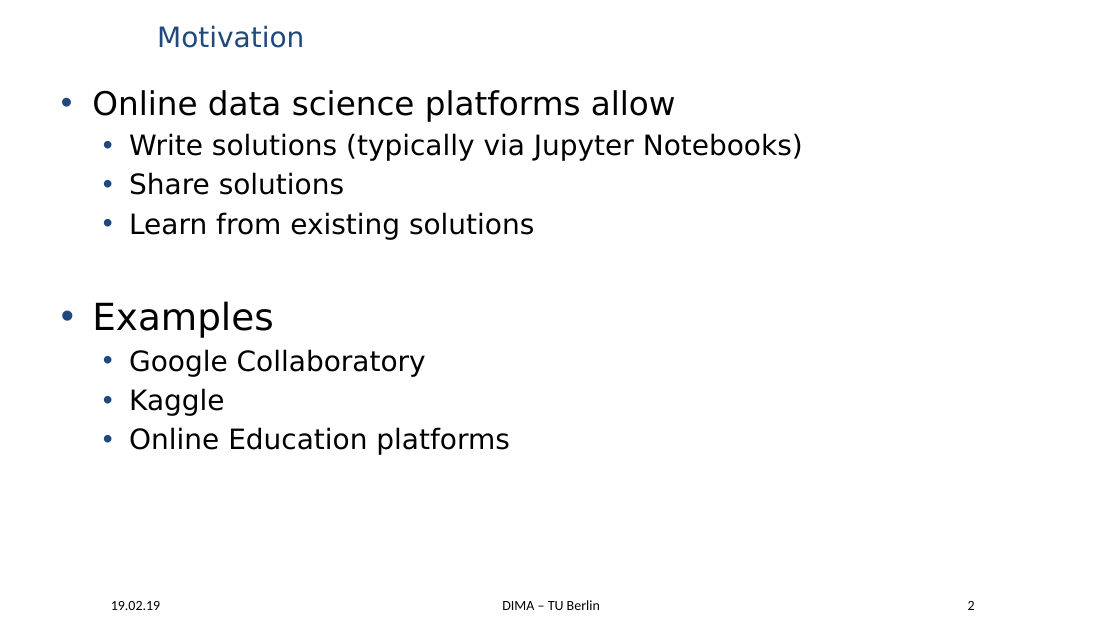
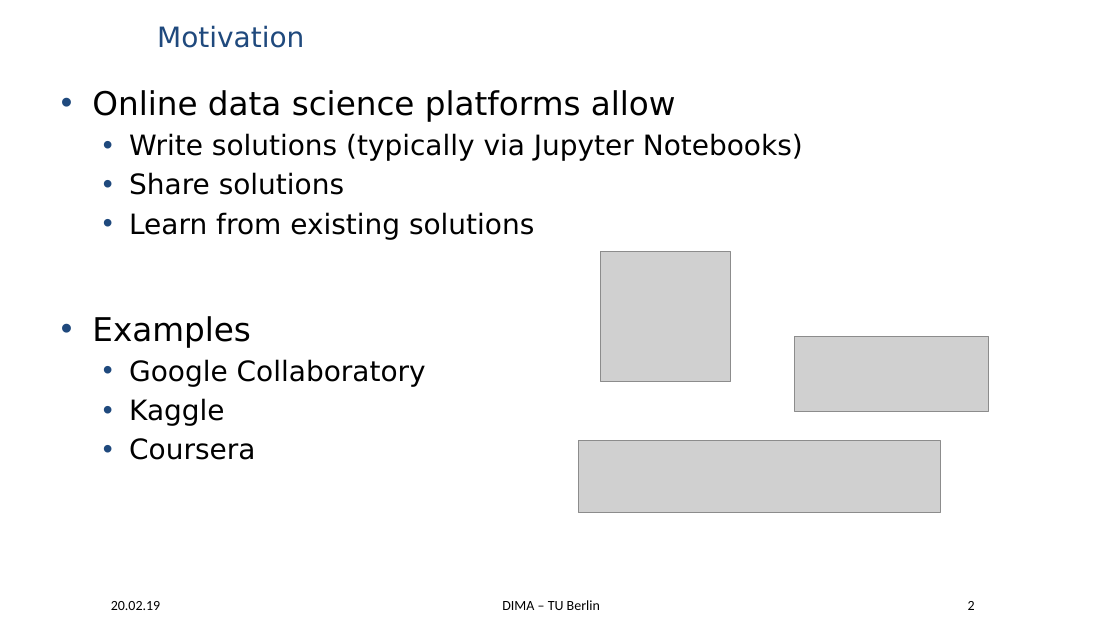
Before and after one commit to dbehrouz/ml-workload-optimization, a slide deck: slide 2 of slides/offsite-2019/optimizing-ml-workloads.pptx. Drawn at 1120x630 pixels with LibreOffice and Linux fonts; fonts in the diff are those of the drawing; grey boxes stand for pictures; background and template pictures are left out. Boxes give left, top, right and bottom in pixels: in the first picture for what was removed or moved away, otherwise in the second. Text is boxed around its words. In the diff, an @@ line names an element or a change of style, - is before the commit and + after.

```diff
--- a/slides/offsite-2019/optimizing-ml-workloads.pptx
+++ b/slides/offsite-2019/optimizing-ml-workloads.pptx
@@ text at (92,301,509,455): paragraphs removed @@
-• Examples
-  • Google Collaboratory
-  • Kaggle
-  • Online Education platforms
@@ group added at (92,251,989,513): 3 pictures, 1 text @@
+• Examples
+  • Google Collaboratory
+  • Kaggle
+  • Coursera
@@ text at (111,601,161,610): text changed @@
-19.02.19
+20.02.19
```
Also in this commit, not shown: 27 other slides changed, 2 slides added, 34 other files.
